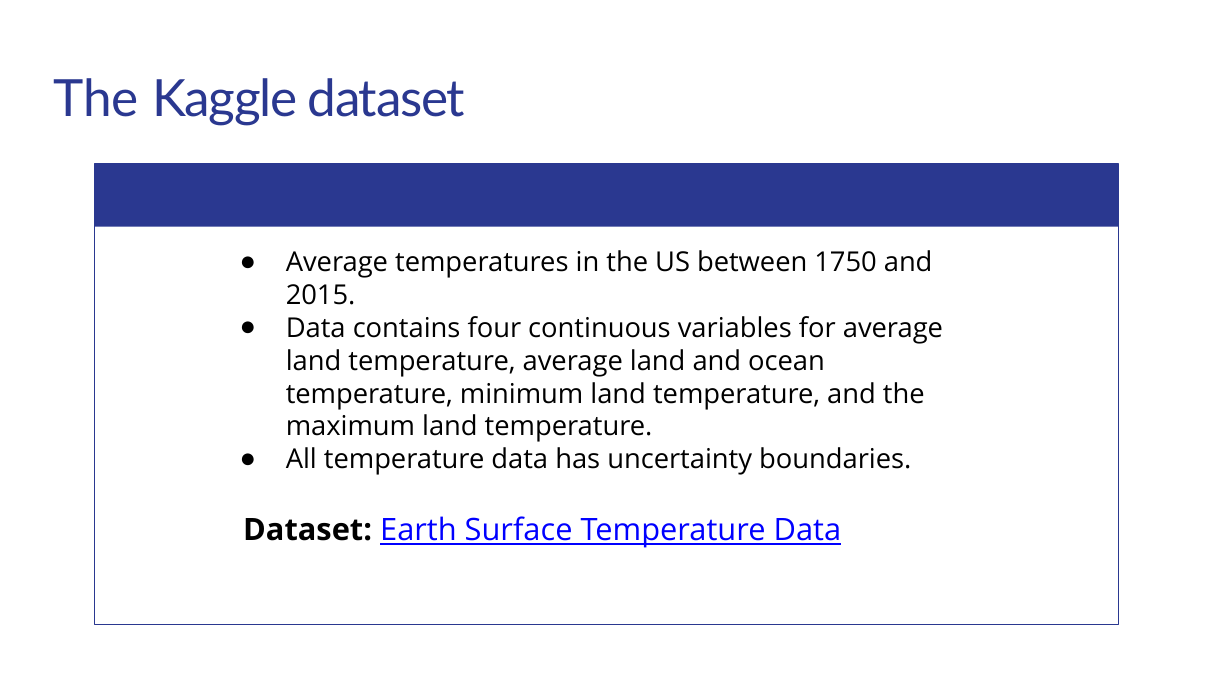
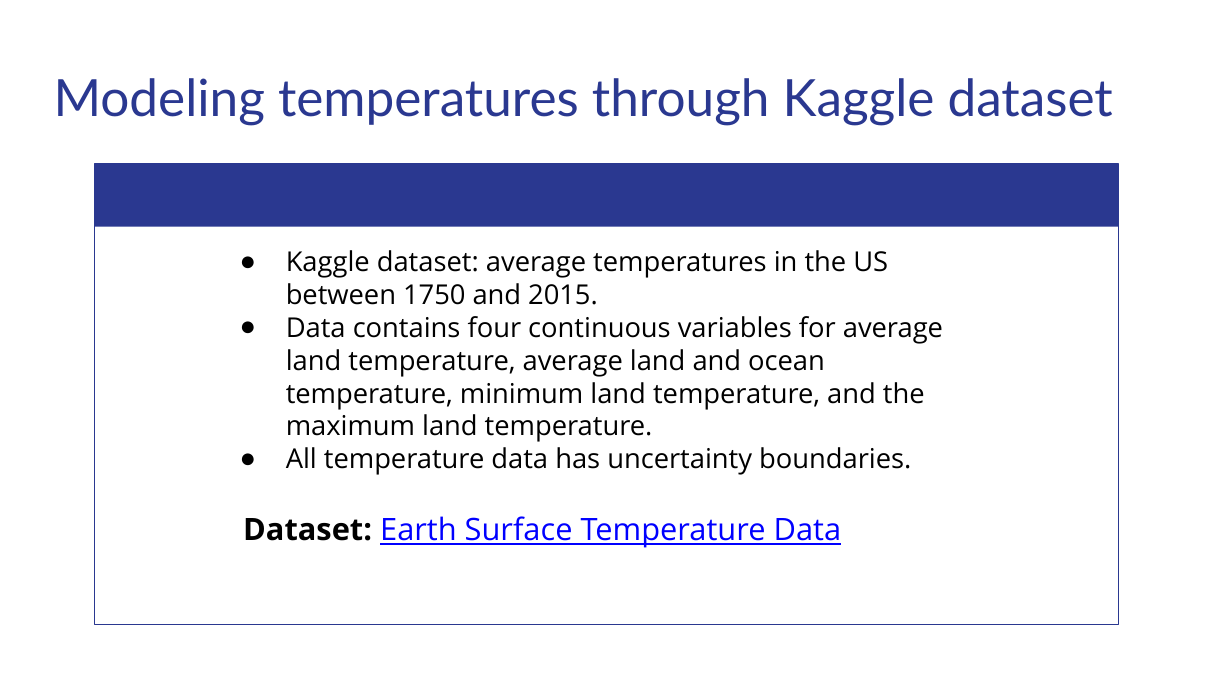
Before and after one commit to matthewshawnkehoe/Data-Science-Projects, a slide deck: slide 3 of Capstone Projects/Capstone_Two_Supervised_ML/Predicting_Temperature_Change.pptx. Drawn at 1232x693 pixels with LibreOffice and Linux fonts; fonts in the diff are those of the drawing. Boxes give left, top, right and bottom in pixels: in the first picture for what was removed or moved away, otherwise in the second. Text is boxed around its words. In the diff, an @@ line names an element or a change of style, - is before the commit and + after.

```diff
--- a/Capstone Projects/Capstone_Two_Supervised_ML/Predicting_Temperature_Change.pptx
+++ b/Capstone Projects/Capstone_Two_Supervised_ML/Predicting_Temperature_Change.pptx
@@ title at <box>54,78,1113,125</box>: text changed @@
-The Kaggle dataset
+Modeling temperatures through Kaggle dataset
@@ text at <box>286,250,888,305</box>: text changed @@
-● Average temperatures in the US between 1750 and 2015.
+● Kaggle dataset: average temperatures in the US between 1750 and 2015.
```
Also in this commit, not shown: 3 other slides changed, 3 slides added, 1 slide removed.
